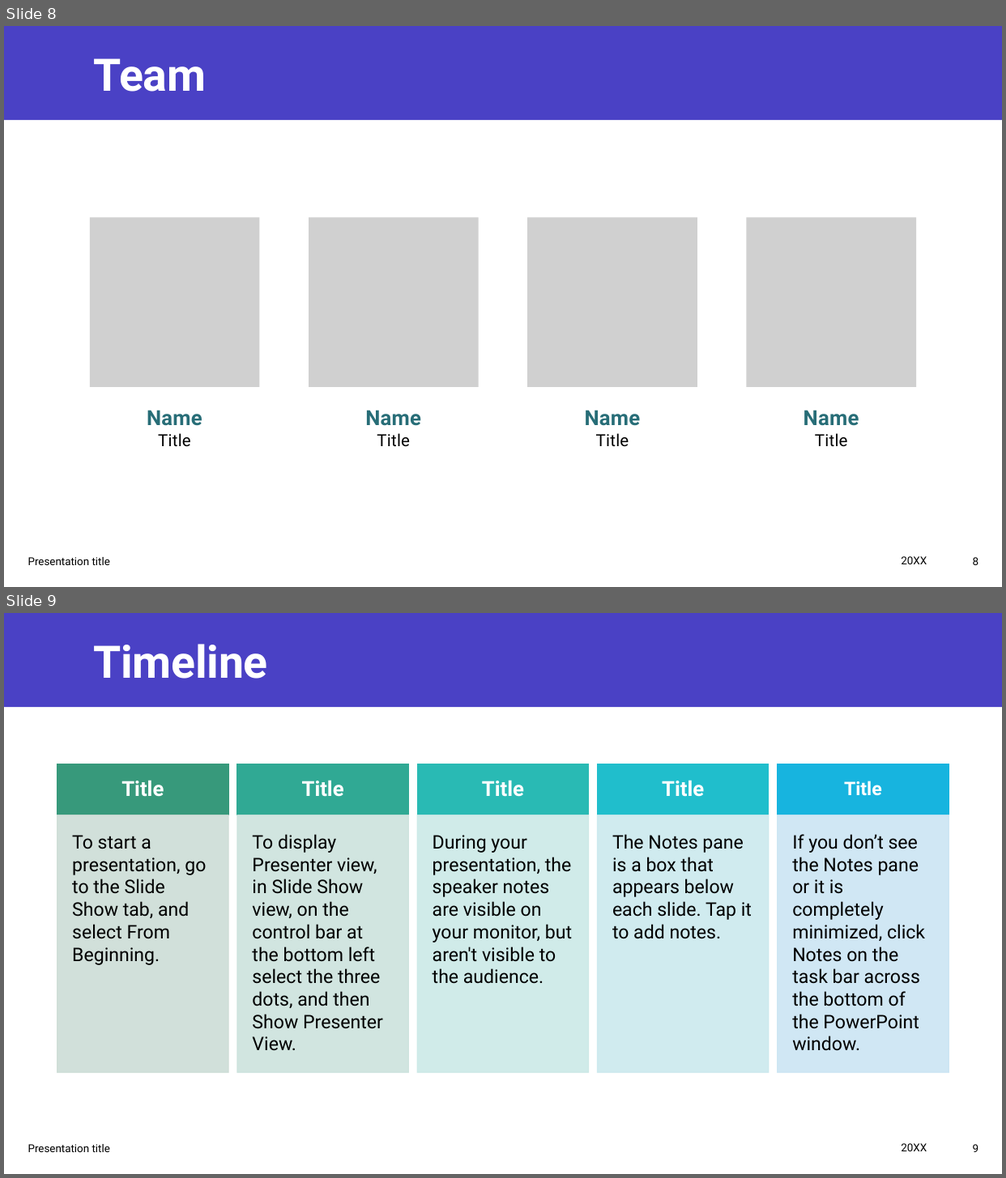
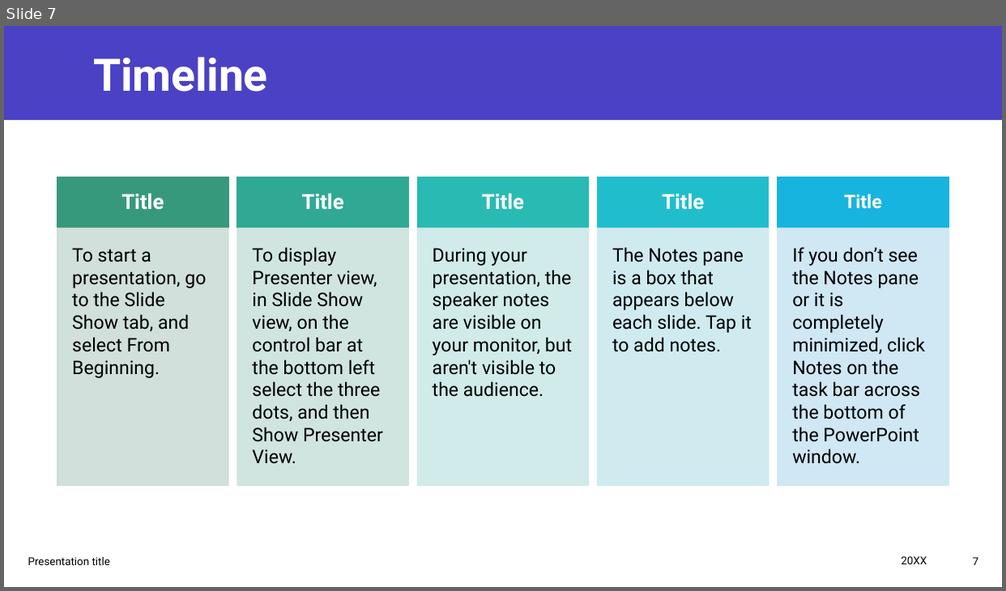
Before and after one commit to suhasburavalla/Fantasy-Baseball-Projections, a slide deck: Standup Meeting 1 Presentation.pptx. Shown one above the other, each under a label of ours: slides 8 and 9 before the commit, slide 7 after it. The pictures are 1006x1178 and 1006x591 pixels, drawn with LibreOffice and Linux fonts; fonts in the diff are those of the drawing; grey boxes stand for pictures. Boxes give left, top, right and bottom in pixels: in the first picture for what was removed or moved away, otherwise in the second. Text is boxed around its words. In the diff, an @@ line names an element or a change of style, - is before the commit and + after.

```diff
--- a/Standup Meeting 1 Presentation.pptx
+++ b/Standup Meeting 1 Presentation.pptx
@@ slide 8 removed at (x1=4, y1=26, x2=1002, y2=587), background #FFFFFF; not listed: 1 template element that a slide beside it also shows @@
@@ title removed at (x1=94, y1=58, x2=206, y2=92) @@
-Team
@@ group removed at (x1=90, y1=218, x2=917, y2=447): 4 pictures, 4 texts @@
-Name
-Title
-Name
-Title
-Name
-Title
-Name
-Title
@@ text removed at (x1=28, y1=557, x2=110, y2=565) @@
-Presentation title
@@ text removed at (x1=901, y1=557, x2=927, y2=565) @@
-20XX
@@ page number removed at (x1=973, y1=557, x2=979, y2=565) @@
-8
@@ what was slide 9 is now slide 7 @@
@@ page number at (x1=973, y1=557, x2=979, y2=565): text changed @@
-9
+7
```
Also in this commit, not shown: 5 slides changed, 1 slide added, 2 other slides removed.
